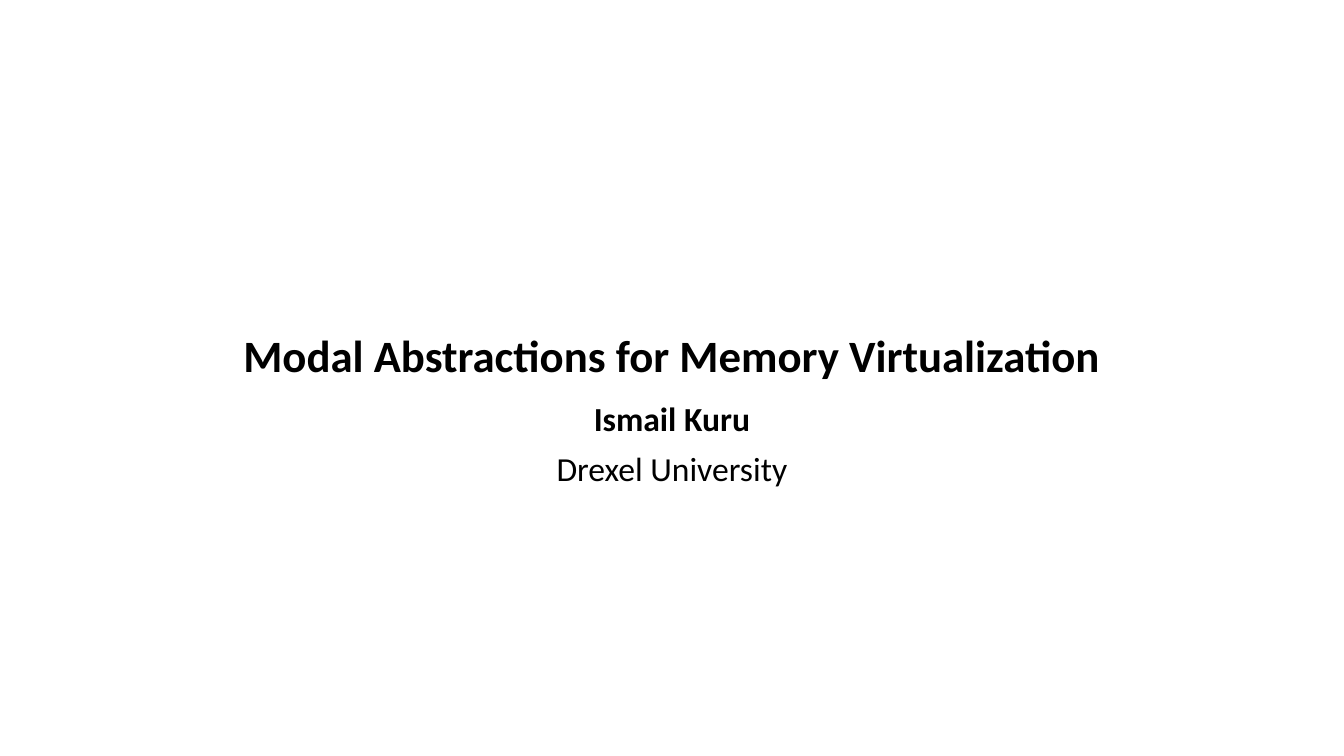
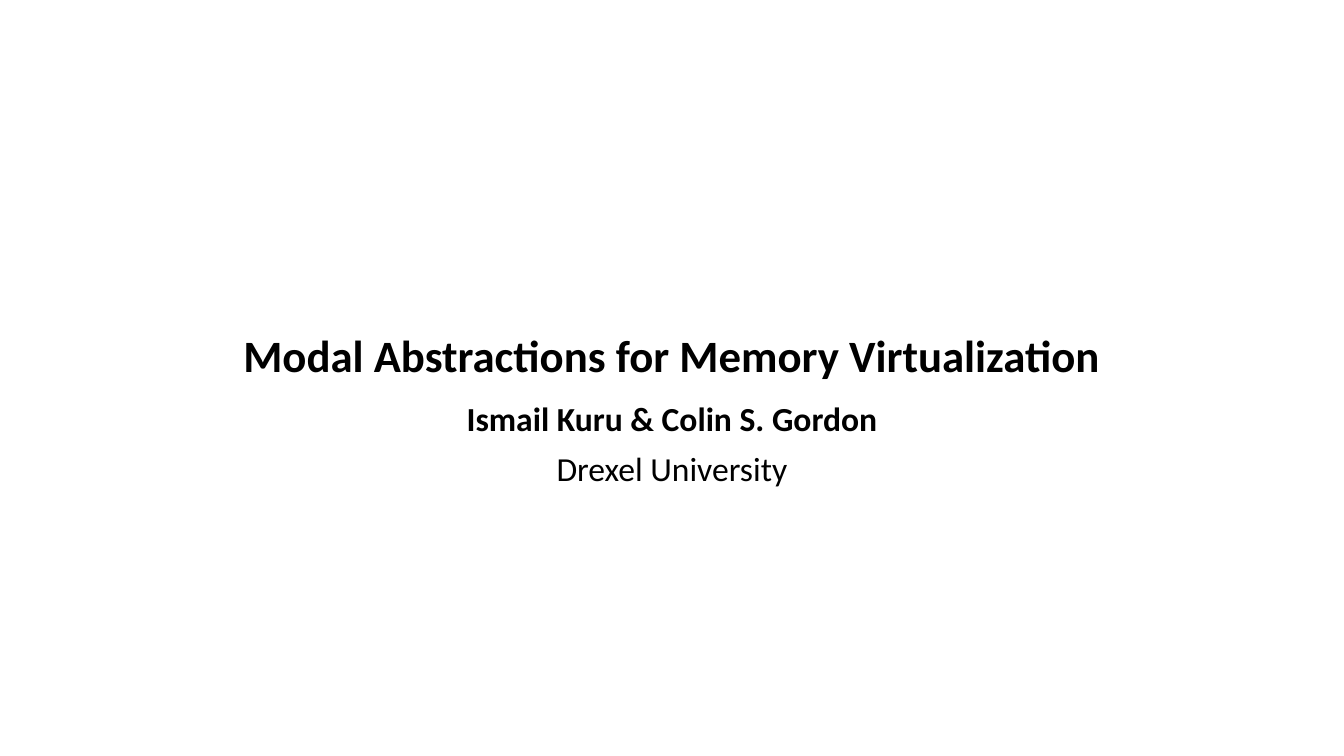
Before and after one commit to Contingent-Systems/modal_abstractions_presentations, a slide deck: slide 1 of uc_april_19/proposal.pptx. Drawn at 1344x756 pixels with LibreOffice and Linux fonts; fonts in the diff are those of the drawing. Boxes give left, top, right and bottom in pixels: in the first picture for what was removed or moved away, otherwise in the second. Text is boxed around its words. In the diff, an @@ line names an element or a change of style, - is before the commit and + after.

```diff
--- a/uc_april_19/proposal.pptx
+++ b/uc_april_19/proposal.pptx
@@ subtitle at (467, 407, 877, 432): text changed @@
-Ismail Kuru
+Ismail Kuru & Colin S. Gordon
```
Also in this commit, not shown: 2 other slides changed, 1 other file.
